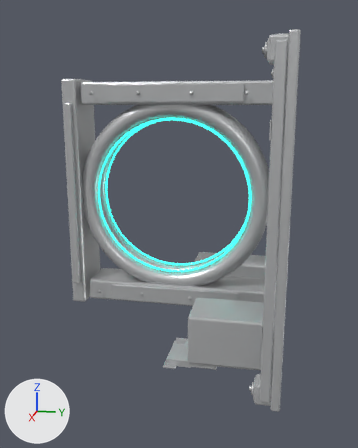
An edit to the OBJ model assets/models/lods/SM_TeleporterTravelHub_LOD1.obj, drawn before and after from the same camera.
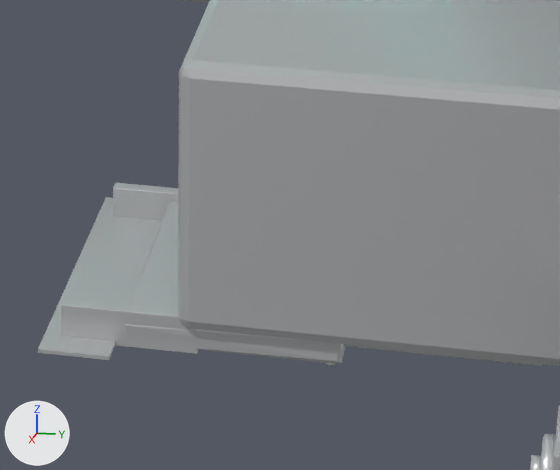
Each version appears first whole from a camera (50 mm lens) standing at (963.0, -19.0, 182.0) and looking at (4.0, -211.0, -58.0), and next in a close-up on the part from 44% to 71% of the width and 68% to 87% of the height. The axes (+X, +Y, +Z) are drawn at lower left. The lights are the same throughout. The older version's two pictures come first. Where no turn or scale is listed for an object, it has been applied to the vertices.

The older version as bpy lines, for what is in view:
```python
me_sm_teleportertravelhub_001 = bpy.data.meshes.new('SM_TeleporterTravelHub.001')
me_sm_teleportertravelhub_001.from_pydata(...)  # 4686 vertices, 9062 faces; spans x -310.0..290.0, y -430.0..0.0, z -270.0..270.0
# faces by material slot: [7524, 1536, 2]
me_sm_teleportertravelhub_001.materials.append(mat_factory)  # light grey #c8cacb
me_sm_teleportertravelhub_001.materials.append(mat_signal)  # cyan #38ead6, glowing cyan #3effe9
me_sm_teleportertravelhub_001.materials.append(mat_screen)  # dark cyan #12424b
ob_sm_teleportertravelhub_001 = bpy.data.objects.new('SM_TeleporterTravelHub.001', me_sm_teleportertravelhub_001)
ob_sm_teleportertravelhub_001.location = (0.0, 0.0, 0.0)
```
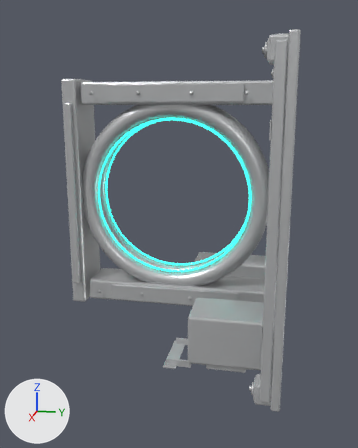
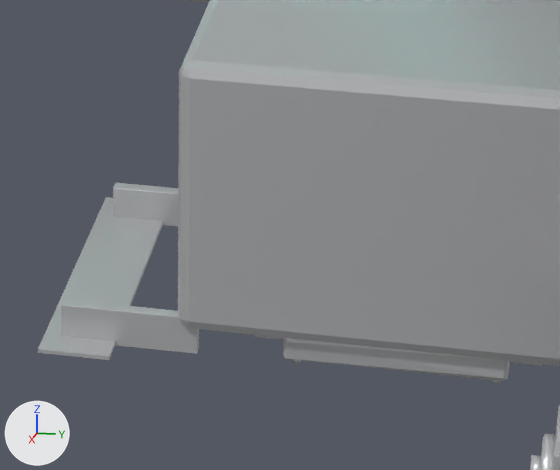
Patch to the scene script:
```diff
--- a/assets/models/lods/SM_TeleporterTravelHub_LOD1.obj.py
+++ b/assets/models/lods/SM_TeleporterTravelHub_LOD1.obj.py
@@ me_sm_teleportertravelhub_001 @@
 me_sm_teleportertravelhub_001.from_pydata(...)  # 4686 vertices, 9062 faces; spans x -310.0..290.0, y -430.0..0.0, z -270.0..270.0
 # used by ob_sm_teleportertravelhub_001; location = (0.0, 0.0, 0.0)
+# me_sm_teleportertravelhub_001 part 1: the loose piece of 32 vertices spanning x 129.0..211.0, y -173.0..-106.0, z -256.0..-248.0 is moved by (0.0, 49.0, 0.0)
+# me_sm_teleportertravelhub_001 part 2: the loose piece of 16 vertices spanning x 205.0..209.0, y -111.0..-108.0, z -258.0..-257.0 is moved by (0.0, 49.0, 0.0)
 me_sm_teleportertravelhub_001.materials.append(mat_factory)
```

Changed parts and their boxes (x1, y1, x2, y2) in the close-ups (560 x 470 px; the box of a moved part takes in the faces that stretch with it):
part 1 of me_sm_teleportertravelhub_001, moved or reshaped
    before: (125, 201, 346, 364)
    after: (283, 338, 510, 381)
part 2 of me_sm_teleportertravelhub_001, moved or reshaped
    before: (325, 363, 335, 367)
    after: (490, 380, 501, 384)
